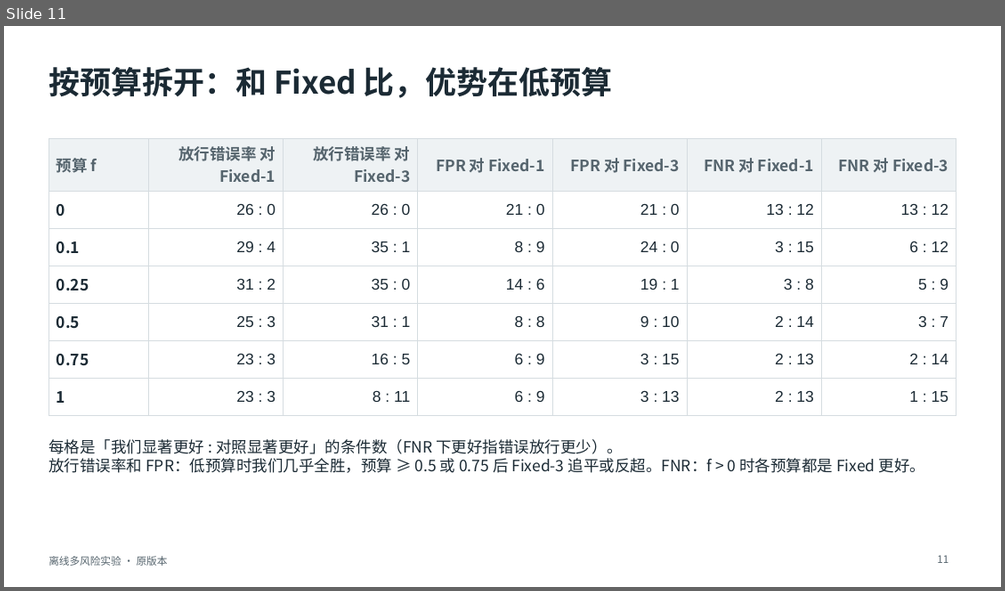
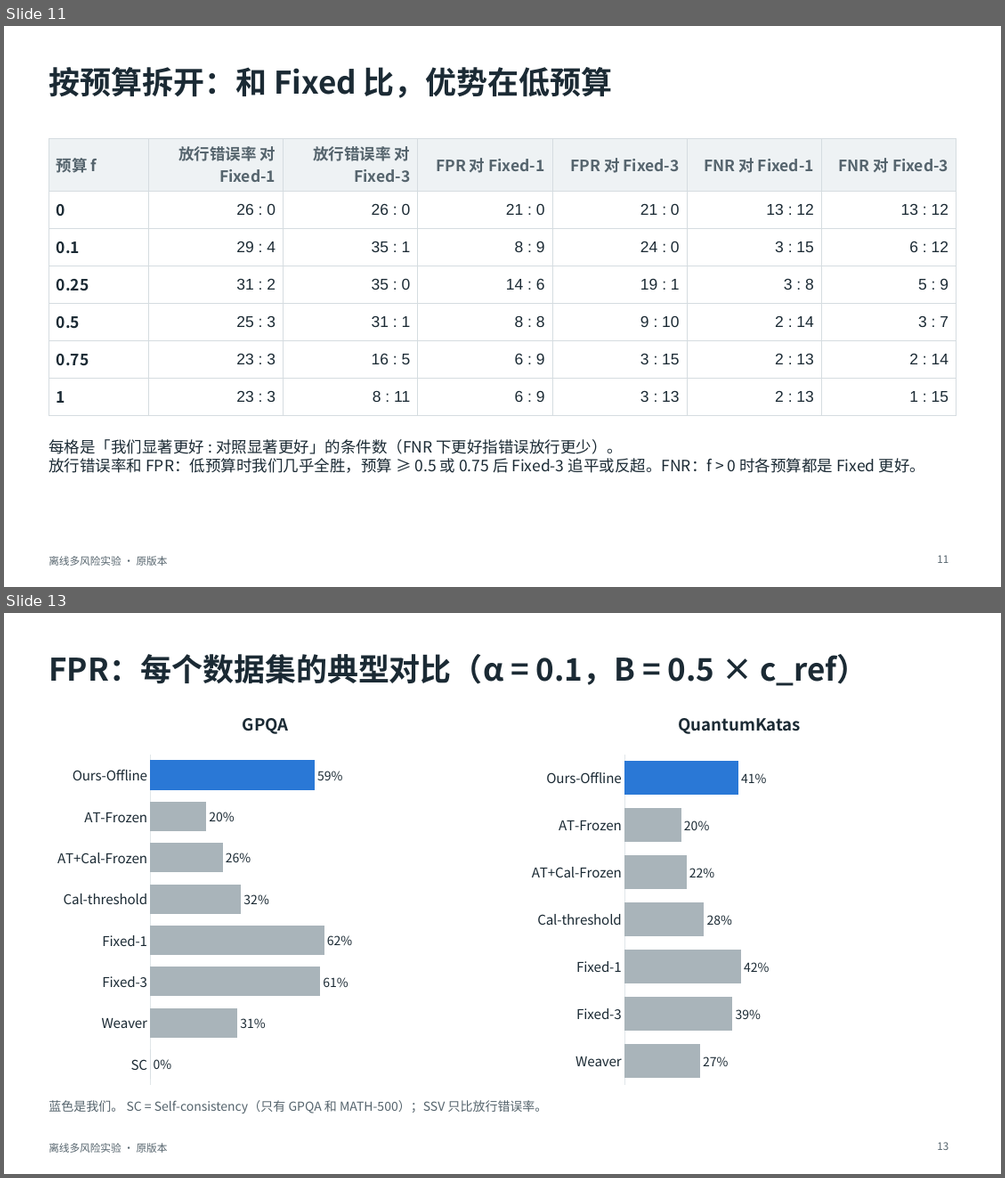
Before and after one commit to toz015/verification_generation_experiment, a slide deck: reports/offline_multirisk_20261116_calibrated/deck/离线多风险实验_原版本.pptx. Shown one above the other, each under a label of ours: slide 11 before the commit, slides 11 and 13 after it; the slides between them are not shown. The pictures are 1005x591 and 1005x1178 pixels, drawn with LibreOffice and Linux fonts; fonts in the diff are those of the drawing. Boxes give left, top, right and bottom in pixels: in the first picture for what was removed or moved away, otherwise in the second. Text is boxed around its words. In the diff, an @@ line names an element or a change of style, - is before the commit and + after.

```diff
--- a/reports/offline_multirisk_20261116_calibrated/deck/离线多风险实验_原版本.pptx
+++ b/reports/offline_multirisk_20261116_calibrated/deck/离线多风险实验_原版本.pptx
@@ slide 13 added at (4,613,1001,1174), background #FFFFFF; not listed: 1 template element that a slide beside it also shows @@
@@ title added at (48,654,867,686), 30 pt, text #1B2A34, bold @@
+FPR：每个数据集的典型对比（α = 0.1，B = 0.5 × c_ref）
@@ text added at (243,718,289,734), 16 pt, text #1B2A34, bold @@
+GPQA
@@ text added at (678,718,801,734), 16 pt, text #1B2A34, bold @@
+QuantumKatas
@@ bar chart added at (48,747,482,1092) @@
+categories: Ours-Offline, AT-Frozen, AT+Cal-Frozen, Cal-threshold, Fixed-1, Fixed-3, Weaver, SC
+Series 1: 58, 20, 26, 32, 62, 60, 31, 0
@@ bar chart added at (523,747,956,1092) @@
+categories: Ours-Offline, AT-Frozen, AT+Cal-Frozen, Cal-threshold, Fixed-1, Fixed-3, Weaver
+Series 1: 40, 20, 22, 28, 42, 38, 27
@@ text added at (48,1100,548,1113), 12 pt, text #55646D @@
+蓝色是我们。 SC = Self-consistency（只有 GPQA 和 MATH-500）；SSV 只比放行错误率。
@@ page number added at (937,1142,948,1150), 10 pt, text #55646D @@
+13
```
Also in this commit, not shown: 9 slides changed, 4 other slides added, 3 slides removed, 4 other files.
